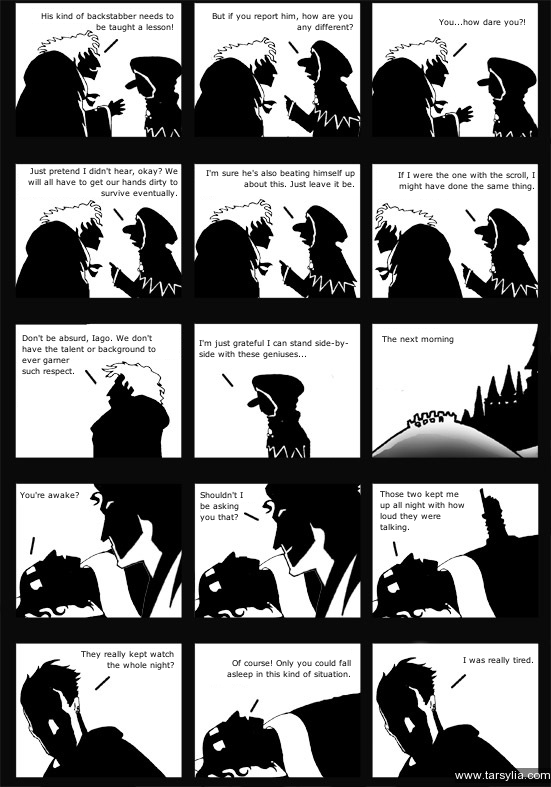
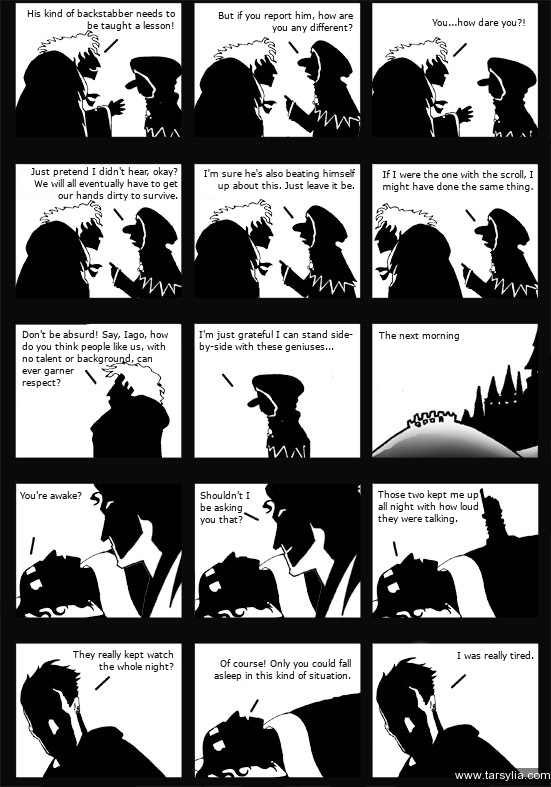
Revision of a layered 551x787 image; what changed, layer by layer:
painted on "His kind of backstabber needs ..." over box(27, 9, 175, 32)
painted on "But if you report him, how are..." over box(212, 11, 353, 33)
painted on "You...how dare you?!" over box(432, 18, 525, 28)
painted on "Just pretend I didn't hear, ok..." over box(28, 167, 178, 201)
painted on "I'm sure he's also beating him..." over box(204, 169, 355, 191)
painted on "If I were the one with the scr..." over box(383, 170, 535, 192)
renamed "Don't be absurd, Iago. We don'..." to "Don't be absurd! Say, Iago, ho...", painted on it over box(22, 330, 168, 388)
painted on "I'm just grateful I can stand ..." over box(199, 330, 353, 359)
painted on "The next morning" over box(379, 331, 459, 344)
painted on "You're awake?" over box(20, 491, 82, 499)
painted on "Shouldn't I be asking you that..." over box(200, 491, 250, 525)
painted on "Those two kept me up all night..." over box(378, 490, 479, 532)
painted on "They really kept watch the who..." over box(73, 650, 174, 672)
painted on "Of course! Only you could fall..." over box(214, 659, 351, 681)
painted on "I was really tired." over box(457, 651, 534, 665)
